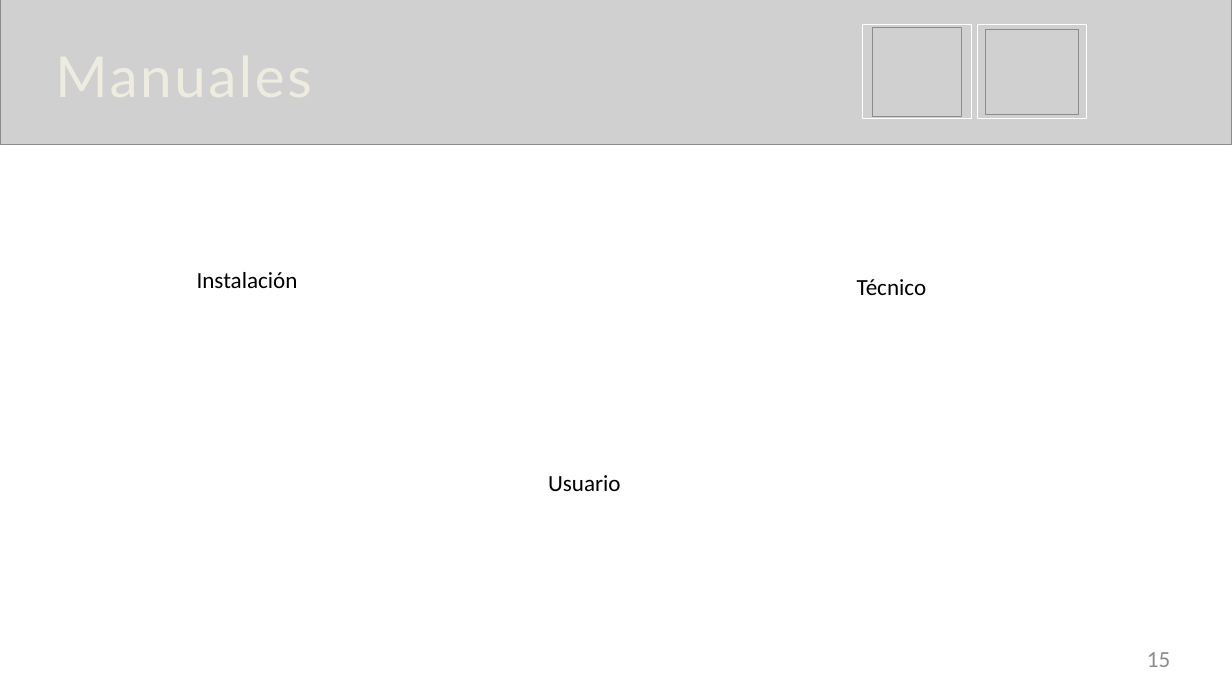
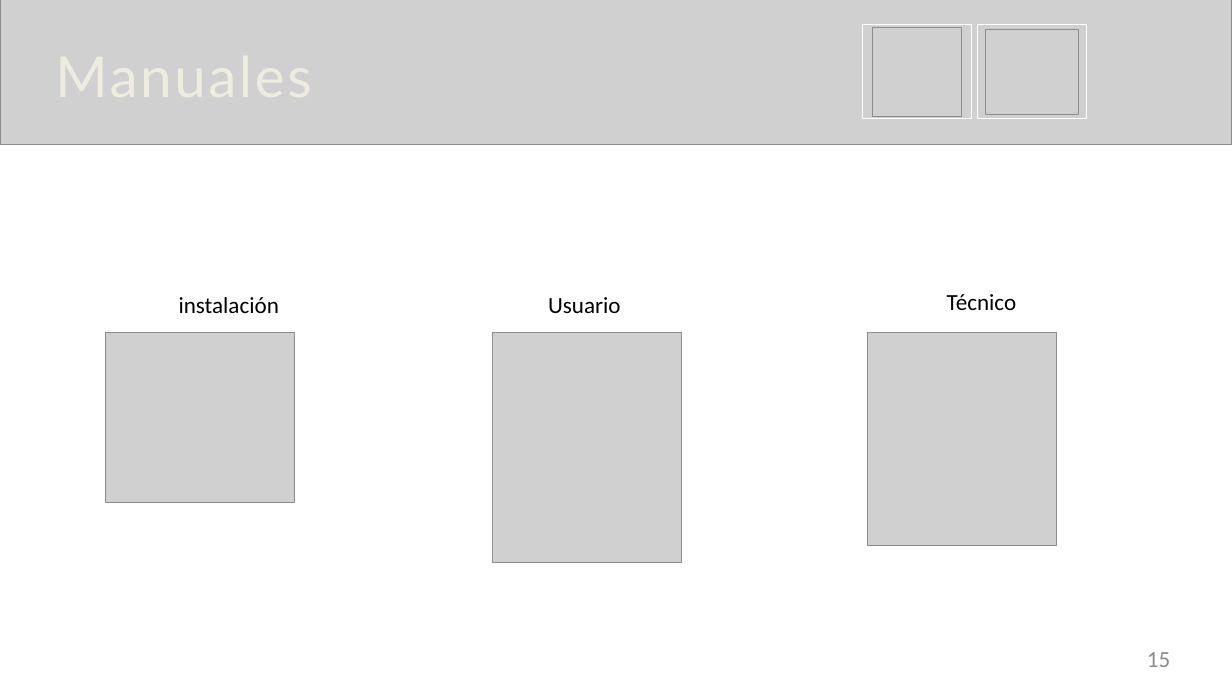
Before and after one commit to mysticalcut/MysticalCut, a slide deck: slide 15 of front/public/Documentacion/Trimestre_5/Presentacion Proyecto/Presentación del Proyecto Mystical cut final (1).pptx. Drawn at 1232x693 pixels with LibreOffice and Linux fonts; fonts in the diff are those of the drawing; grey boxes stand for pictures; background and template pictures are left out. Boxes give left, top, right and bottom in pixels: in the first picture for what was removed or moved away, otherwise in the second. Text is boxed around its words. In the diff, an @@ line names an element or a change of style, - is before the commit and + after.

```diff
--- a/front/public/Documentacion/Trimestre_5/Presentacion Proyecto/Presentación del Proyecto Mystical cut final (1).pptx
+++ b/front/public/Documentacion/Trimestre_5/Presentacion Proyecto/Presentación del Proyecto Mystical cut final (1).pptx
@@ text at <box>179,297,279,313</box>: text changed @@
-  Instalación
+  instalación
@@ text "Usuario": place and size @@
-text "Usuario" at <box>548,475,621,491</box>
+text "Usuario" at <box>548,297,621,313</box>
@@ text "Técnico": place and size @@
-text "Técnico" at <box>857,279,927,295</box>
+text "Técnico" at <box>947,294,1017,310</box>
@@ picture added at <box>105,333,295,502</box> @@
@@ picture added at <box>493,333,682,563</box> @@
@@ picture added at <box>867,333,1056,545</box> @@
```
Also in this commit, not shown: 2 other slides changed, 1 other file.
